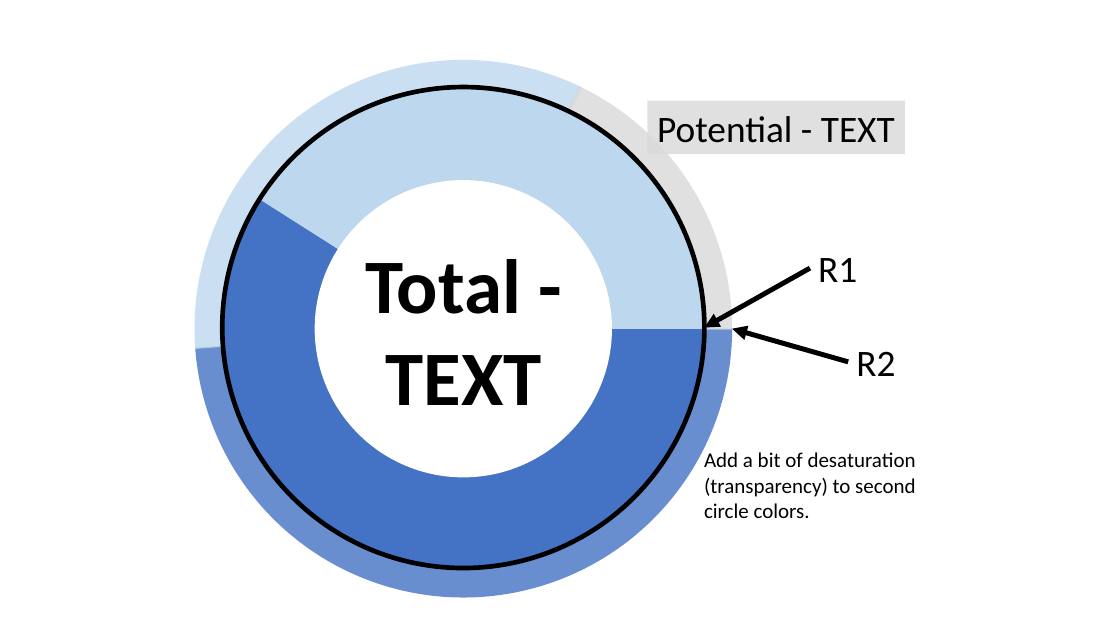
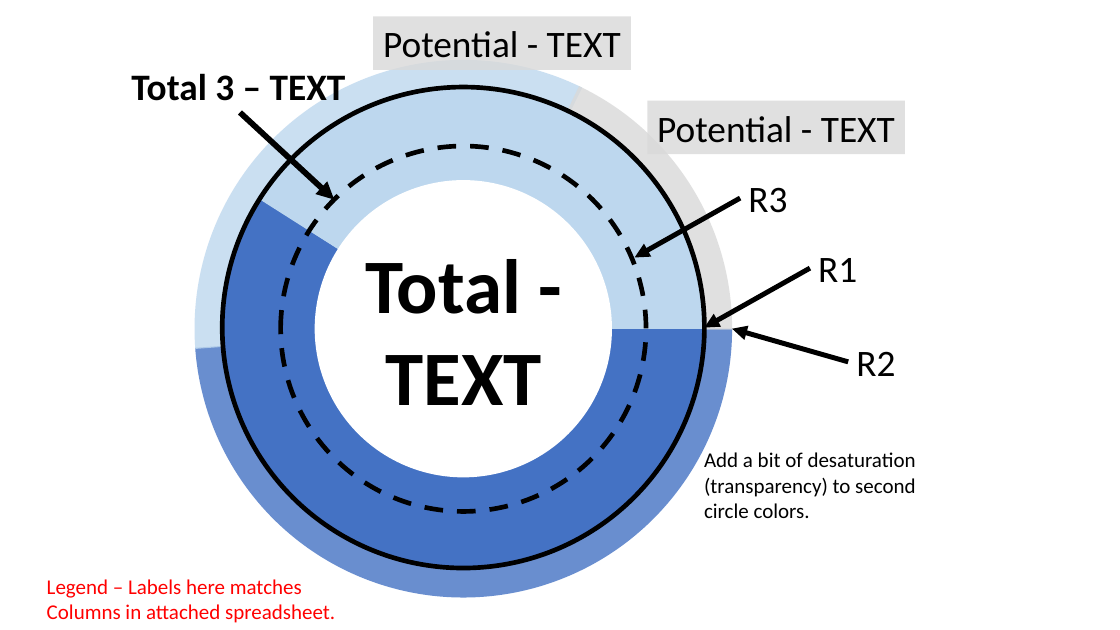
Before and after one commit to USMHKResource/wave_res, a slide deck: slide 2 of pub/Wave_Resource_Numbers_Example.pptx. Drawn at 1120x630 pixels with LibreOffice and Linux fonts; fonts in the diff are those of the drawing. Boxes give left, top, right and bottom in pixels: in the first picture for what was removed or moved away, otherwise in the second. Text is boxed around its words. In the diff, an @@ line names an element or a change of style, - is before the commit and + after.

```diff
--- a/pub/Wave_Resource_Numbers_Example.pptx
+++ b/pub/Wave_Resource_Numbers_Example.pptx
@@ rectangle added at [373,16,631,70], fill #D9D9D9 at 80% opacity, 32 pt, text #000000 @@
+Potential - TEXT
@@ text added at [131,73,346,110], 32 pt, text #000000, bold @@
+Total 3 – TEXT
@@ arrow added from (240, 113) to (334, 200), #000000 5 pt @@
@@ ellipse added at [281,146,646,512], outline #000000 4 pt dashed @@
@@ arrow added from (740, 198) to (635, 258), #000000 4.25 pt @@
@@ text added at [748,187,787,213], 32 pt, text #000000 @@
+R3
@@ text added at [47,579,335,623], 18 pt, text #FF0000 @@
+Legend – Labels here matches Columns in attached spreadsheet.
```
Also in this commit, not shown: 1 other slide changed, 2 other files.
